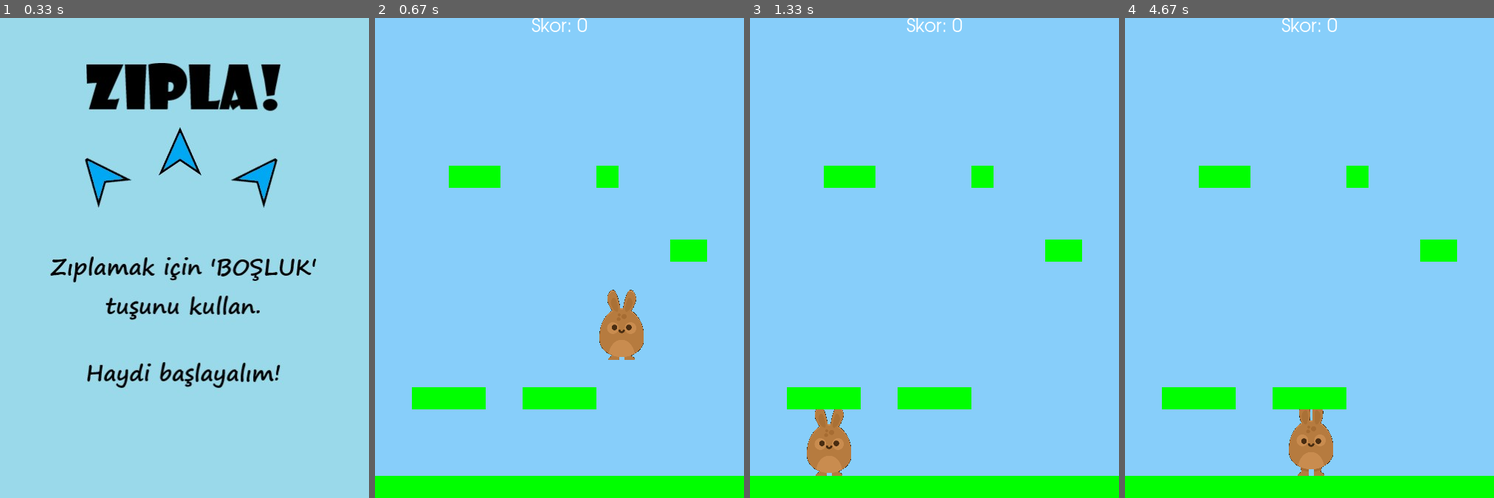
Above: before the commit, frames 1-4 (left to right).
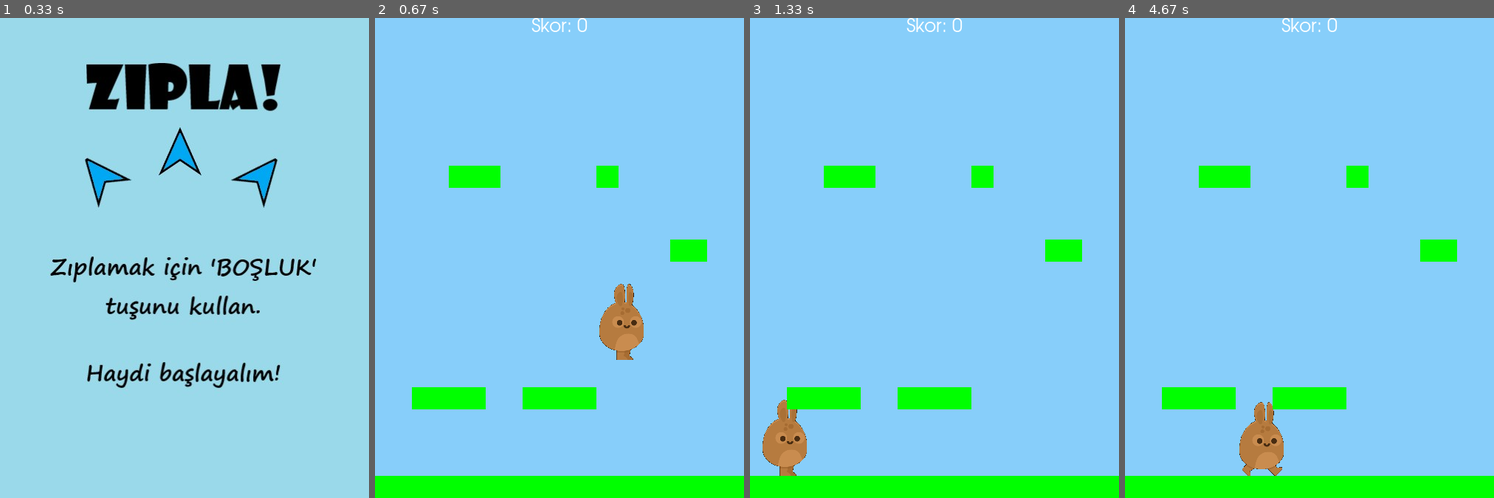
Above: after the commit, the same moments.

Repository: ProjeYonetimiDersi/Butunleme-Pygame
Game: pygame game, started from projeyonetimiButunleme/main.py
The game is run twice, just before and just after one commit, with the same random seed, the same clock (stepped at 60 frames per second) and the same inputs.
Inputs:
- Up to frame 1 (0.33 s): no input
- Up to frame 2 (0.67 s): hold Right from 0.33 s (still down)
- Up to frame 3 (1.33 s): release Right at 0.8 s; hold Right 0.83-1.3 s
- Up to frame 4 (4.67 s): hold Left 1.33-1.87 s; hold Left 1.9-2.3 s; hold Right 2.33-2.97 s; hold Left 3-3.47 s; hold Right 3.5-3.97 s; hold Right 4-4.47 s; hold Left from 4.5 s (still down)

Frame 1 is identical in both runs. In frame 2, 0.5% of the frame differs, in the area x 60-73%, y 55-72%; in frame 3, 2.4%; in frame 4, 2.5%, in the area x 31-57%, y 80-96%.

Commit message:
Ana karakterin yürüme animasyonları eklendi.

Diff:
--- a/projeyonetimiButunleme/skor.txt
+++ b/projeyonetimiButunleme/skor.txt
@@ -1 +1 @@
-370
+2210
--- a/projeyonetimiButunleme/sprites.py
+++ b/projeyonetimiButunleme/sprites.py
@@ -21,6 +21,7 @@
         self.load_images()
         self.sonZaman = 0
         self.sayac = 0
+        self.walking = False
         self.image = self.beklemeler[0]
         self.image.set_colorkey((0, 0, 0))
         self.rect = self.image.get_rect()
@@ -31,6 +32,14 @@
     def load_images(self):
         self.beklemeler = [self.oyun.spritesheet.get_image(614, 1063, 120, 191),
                       self.oyun.spritesheet.get_image(690, 406, 120, 201)]
+
+        self.sag_yurumeler = [self.oyun.spritesheet.get_image(678, 860, 120, 201),
+                      self.oyun.spritesheet.get_image(692, 1458, 120, 207)]
+
+        self.sol_yurumeler = []
+
+        for yurume in self.sag_yurumeler:
+            self.sol_yurumeler.append(pygame.transform.flip(yurume, True, False))
 
     def zipla(self):
         self.rect.y += 1
@@ -68,25 +77,51 @@
 
         self.hiz.y += self.ivme.y
 
+        if abs(self.hiz.x) < 0.2:
+            self.hiz.x = 0
+
         self.rect.x += self.hiz.x
         self.rect.y += self.hiz.y
 
 
         if self.rect.x > WIDTH:
-            self.rect.x = 0
+            self.rect.x = 0 - self.rect.width
 
         if self.rect.right < 0:
-            self.rect.right = WIDTH
+            self.rect.right = WIDTH + self.rect.width
 
     def animasyon(self):
         simdikiZaman = pygame.time.get_ticks()
-        if simdikiZaman - self.sonZaman > 350:
-            self.sonZaman = simdikiZaman
-            bottom = self.rect.midbottom
-            self.image = self.beklemeler[self.sayac % 2]
-            self.rect = self.image.get_rect()
-            self.rect.midbottom = bottom
-            self.sayac += 1
+
+        if self.hiz.x != 0:
+            self.walking = True
+        else:
+            self.walking = False
+
+        if self.walking:
+            if simdikiZaman - self.sonZaman > 250:
+                self.sonZaman = simdikiZaman
+                if self.hiz.x > 0:
+                    bottom = self.rect.midbottom
+                    self.image = self.sag_yurumeler[self.sayac % 2]
+                    self.rect = self.image.get_rect()
+                    self.rect.midbottom = bottom
+                    self.sayac += 1
+                else:
+                    bottom = self.rect.midbottom
+                    self.image = self.sol_yurumeler[self.sayac % 2]
+                    self.rect = self.image.get_rect()
+                    self.rect.midbottom = bottom
+                    self.sayac += 1
+
+        if not self.walking:
+            if simdikiZaman - self.sonZaman > 250:
+                self.sonZaman = simdikiZaman
+                bottom = self.rect.midbottom
+                self.image = self.beklemeler[self.sayac % 2]
+                self.rect = self.image.get_rect()
+                self.rect.midbottom = bottom
+                self.sayac += 1
 
 class Platform(pygame.sprite.Sprite):
     def __init__(self, x, y, w, h):
